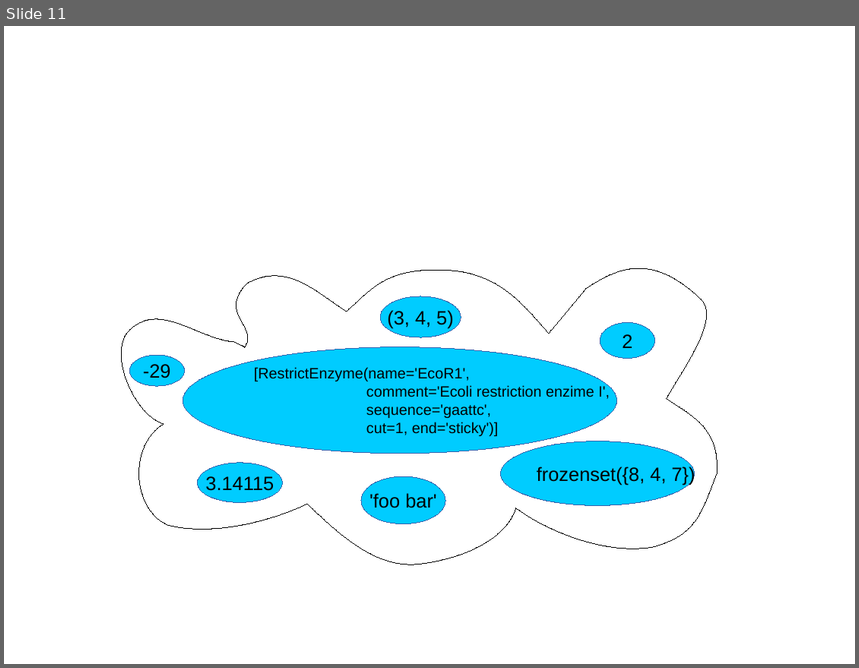
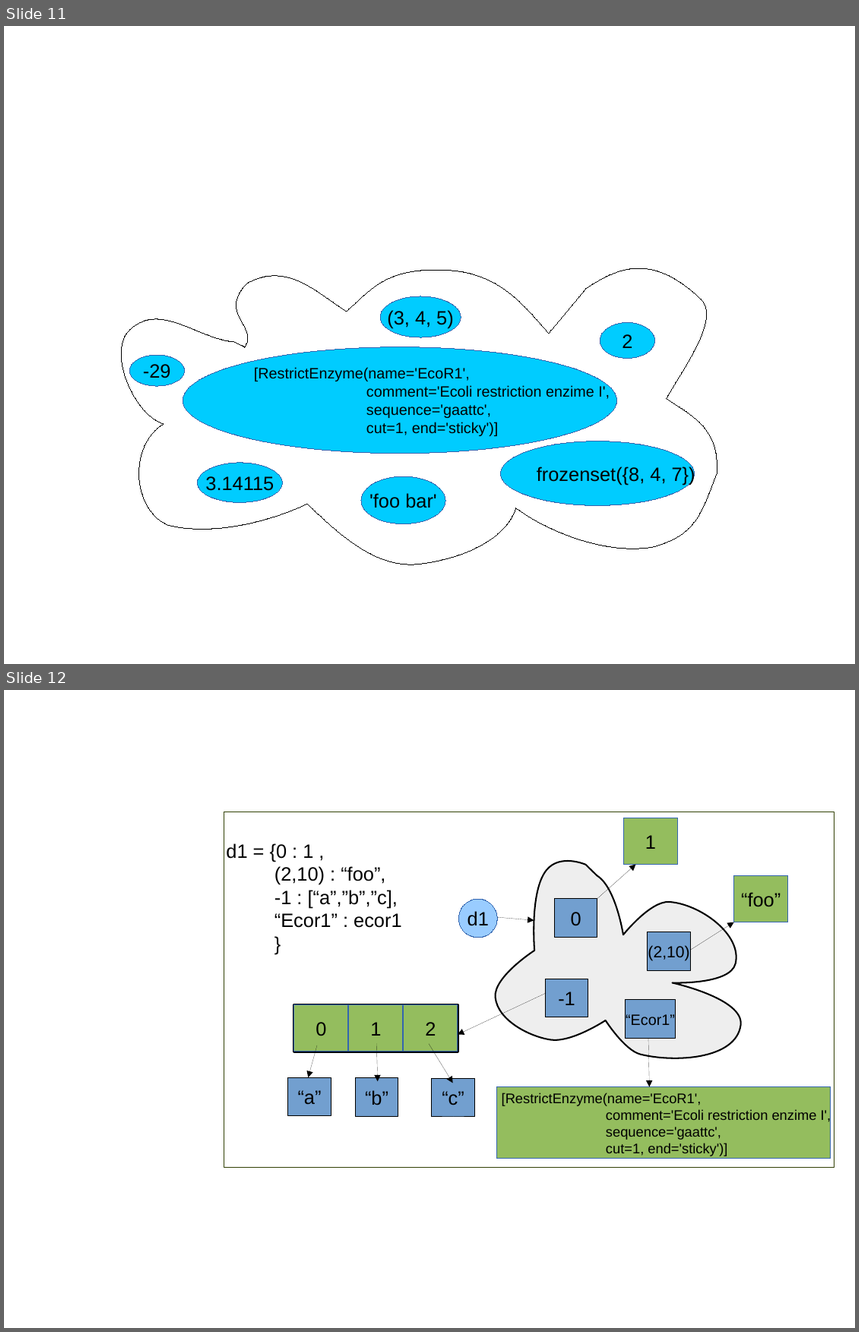
Before and after one commit to C3BI-pasteur-fr/python-course-1, a slide deck: figures.odp. Shown one above the other, each under a label of ours: slide 11 before the commit, slides 11 and 12 after it. The pictures are 859x668 and 859x1332 pixels, drawn with LibreOffice and Linux fonts; fonts in the diff are those of the drawing. Boxes give left, top, right and bottom in pixels: in the first picture for what was removed or moved away, otherwise in the second. Text is boxed around its words. In the diff, an @@ line names an element or a change of style, - is before the commit and + after.

```diff
--- a/figures.odp
+++ b/figures.odp
@@ slide 12 added at (4,690,855,1328), background #FFFFFF @@
@@ rectangle added at (224,812,835,1167), fill #FFFFFF, outline #314004 0.71 pt @@
@@ rectangle added at (624,818,678,865), fill #94BD5E, outline #3465AF 0 pt, 18 pt, text #000000 @@
+1
@@ text added at (226,844,402,928), 18 pt, text #000000 @@
+d1 = {0 : 1 ,
+(2,10) : “foo”,
+-1 : [“a”,”b”,”c],
+“Ecor1” : ecor1
+}
@@ freeform shape added at (495,861,741,1059), fill #EEEEEE, outline #000000 1.45 pt @@
@@ arrow added from (598, 898) to (636, 865), #000000 0 pt @@
@@ rectangle added at (734,876,789,923), fill #94BD5E, outline #3465AF 0 pt, 18 pt, text #000000 @@
+“foo”
@@ ellipse added at (459,899,497,938), fill #99CCFF, outline #3465AF 0 pt, 18 pt, text #000000 @@
+d1
@@ arrow added from (497, 917) to (534, 920), #000000 0 pt @@
@@ rectangle added at (555,898,598,937), fill #729FCF, outline #000000 0.71 pt, 18 pt, text #000000 @@
+0
@@ rectangle added at (648,932,691,971), fill #729FCF, outline #000000 0.71 pt, 15 pt, text #000000 @@
+(2,10)
@@ arrow added from (691, 951) to (734, 923), #000000 0 pt @@
@@ rectangle added at (545,979,588,1018), fill #729FCF, outline #000000 0.71 pt, 18 pt, text #000000 @@
+-1
@@ rectangle added at (294,1005,458,1052), fill #729FCF, outline #000000 2.89 pt @@
@@ rectangle added at (294,1005,348,1052), fill #94BD5E, outline #3465AF 0 pt, 18 pt, text #000000 @@
+0
@@ rectangle added at (349,1005,403,1052), fill #94BD5E, outline #3465AF 0 pt, 18 pt, text #000000 @@
+1
@@ rectangle added at (404,1005,458,1052), fill #94BD5E, outline #3465AF 0 pt, 18 pt, text #000000 @@
+2
@@ arrow added from (546, 993) to (458, 1034), #000000 0 pt @@
@@ rectangle added at (626,1000,676,1038), fill #729FCF, outline #000000 0.71 pt, 14 pt, text #000000 @@
+“Ecor1”
@@ arrow added from (318, 1046) to (308, 1078), #000000 0 pt @@
@@ arrow added from (377, 1043) to (378, 1081), #000000 0 pt @@
@@ arrow added from (429, 1043) to (452, 1083), #000000 0 pt @@
@@ arrow added from (649, 1038) to (650, 1087), #000000 0 pt @@
@@ rectangle added at (288,1078,331,1116), fill #729FCF, outline #000000 0.71 pt, 18 pt, text #000000 @@
+“a”
@@ rectangle added at (355,1078,398,1117), fill #729FCF, outline #000000 0.71 pt, 18 pt, text #000000 @@
+“b”
@@ rectangle added at (432,1078,474,1117), fill #729FCF, outline #000000 0.71 pt, 18 pt, text #000000 @@
+“c”
@@ rectangle added at (496,1087,830,1159), fill #94BD5E, outline #3465AF 0 pt @@
@@ text added at (502,1093,832,1157), 13 pt, text #000000 @@
+[RestrictEnzyme(name='EcoR1',
+comment='Ecoli restriction enzime I',
+sequence='gaattc',
+cut=1, end='sticky')]
```
Also in this commit, not shown: 1 slide changed, 4 other slides added.
